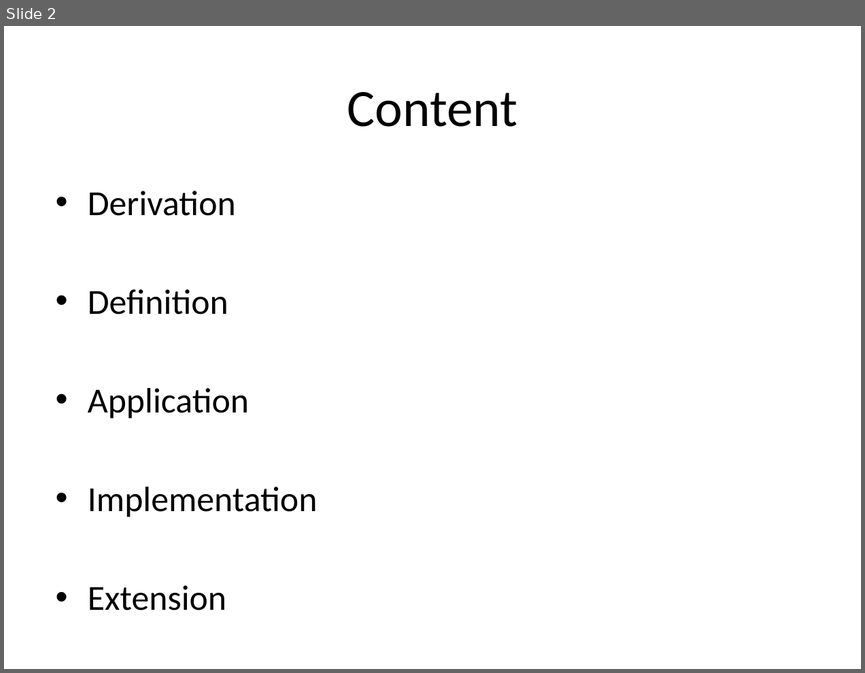
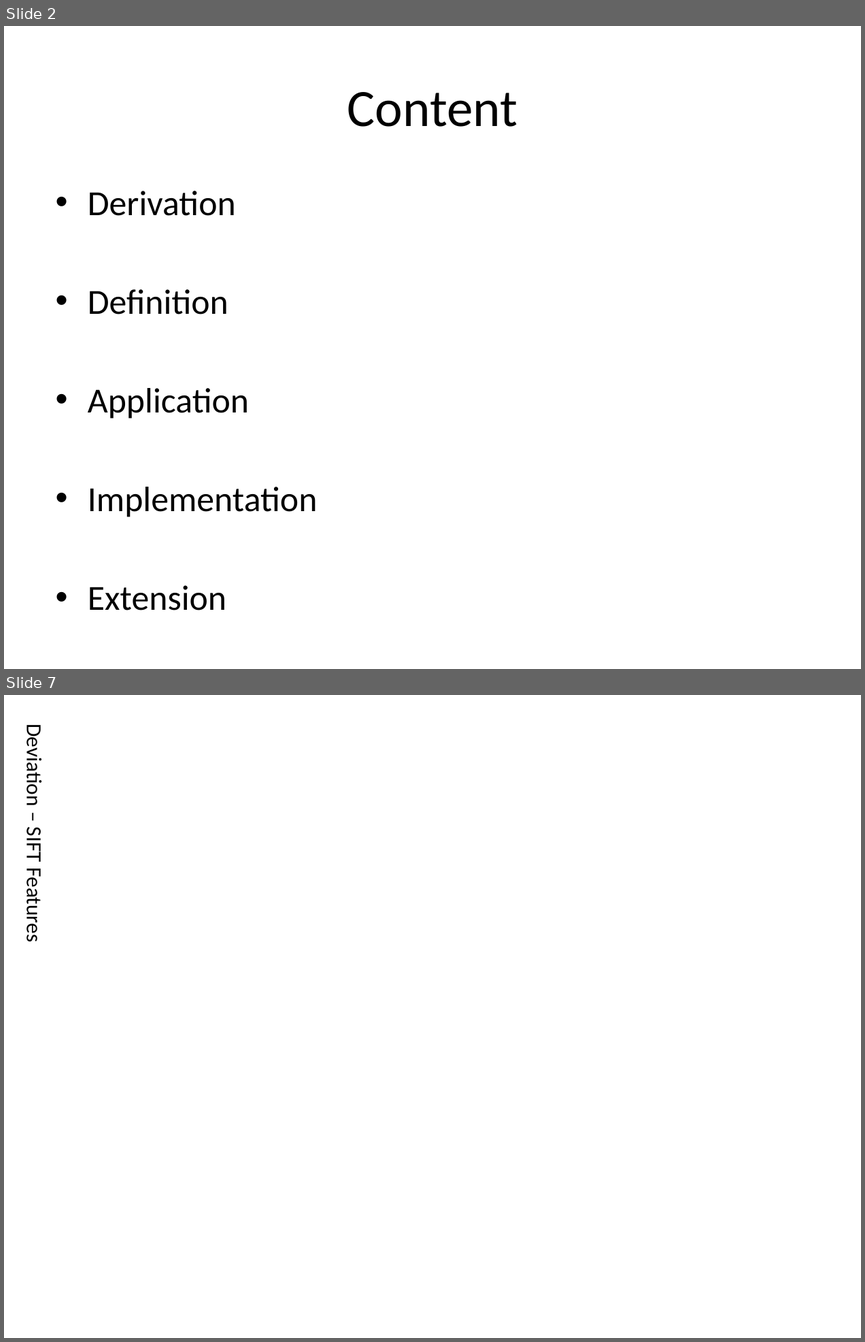
Before and after one commit to pl8787/exp_caffe, a slide deck: doc/Convolutional Neural Network.pptx. Shown one above the other, each under a label of ours: slide 2 before the commit, slides 2 and 7 after it; the slides between them are not shown. The pictures are 865x673 and 865x1342 pixels, drawn with LibreOffice and Linux fonts; fonts in the diff are those of the drawing. Boxes give left, top, right and bottom in pixels: in the first picture for what was removed or moved away, otherwise in the second. Text is boxed around its words. In the diff, an @@ line names an element or a change of style, - is before the commit and + after.

```diff
--- a/doc/Convolutional Neural Network.pptx
+++ b/doc/Convolutional Neural Network.pptx
@@ slide 7 added at box(4, 695, 861, 1338), background #FFFFFF @@
@@ text added at box(21, 732, 47, 940), 18 pt, text #000000 @@
+Deviation – SIFT Features
```
Also in this commit, not shown: 3 other slides changed, 14 other slides added, 1 other file.
